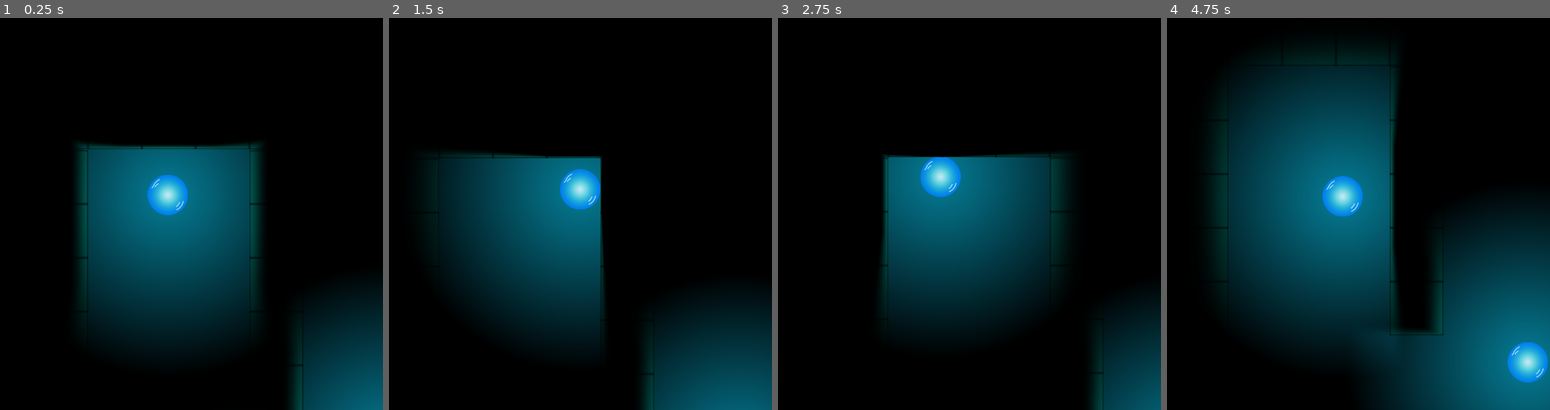
Above: before the commit, frames 1-4 (left to right).
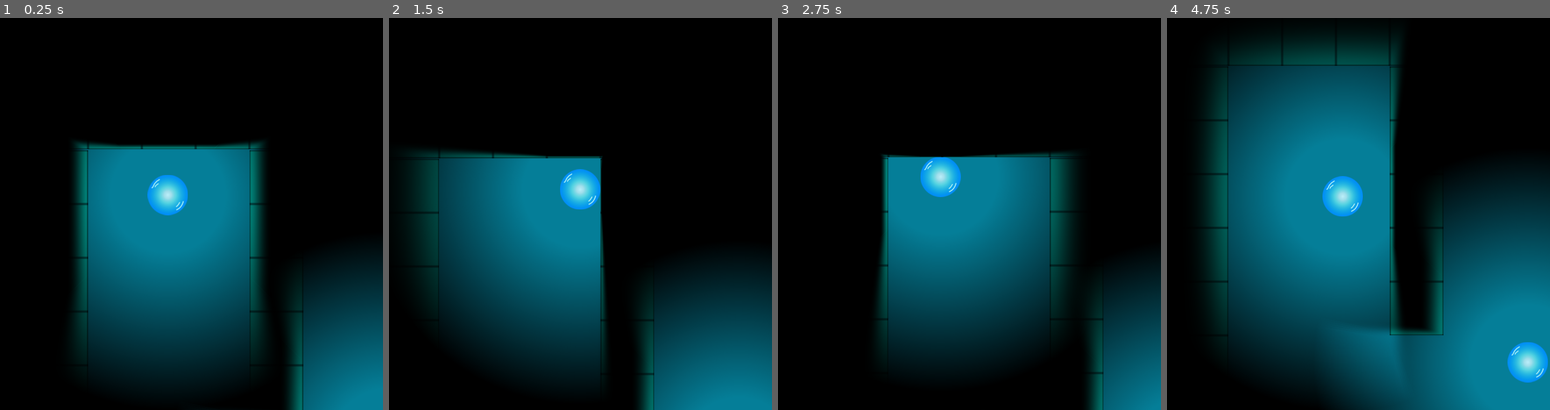
Above: after the commit, the same moments.

Repository: jacob-grahn/bubble-racing
Game: Godot game, scene res://map/Map.tscn
The game is run twice, just before and just after one commit, with the same random seed, the same clock (stepped at 60 frames per second) and the same inputs.
Inputs (mouse positions are in pixels of both pictures, inside the frame that each line leads up to):
- Up to frame 1 (0.25 s): no input
- Up to frame 2 (1.5 s): tap Enter at 0.5 s; move the mouse to (653, 174) at 0.52 s; click (653, 174) at 0.67 s; move the mouse to (469, 217) at 1.27 s; click (469, 217) at 1.42 s
- Up to frame 3 (2.75 s): move the mouse to (988, 100) at 2.02 s; click (988, 100) at 2.17 s
- Up to frame 4 (4.75 s): move the mouse to (1312, 280) at 2.77 s; click (1312, 280) at 2.92 s; move the mouse to (1465, 261) at 3.52 s; click (1465, 261) at 3.67 s; move the mouse to (1205, 131) at 4.27 s; click (1205, 131) at 4.42 s

The runs differ from the first frame. In frame 1, 34% of the frame differs, in the area x 20-100%, y 32-100%; in frame 2, 34%; in frame 3, 28%; in frame 4, 56%, in the area x 11-100%, y 6-100%.

Commit message:
more light

Diff:
--- a/bubble/Bubble.tscn
+++ b/bubble/Bubble.tscn
@@ -10,7 +10,6 @@
 gravity_scale = 0.0
 
 [node name="Light2D" type="Light2D" parent="."]
-scale = Vector2( 0.676, 0.676 )
 texture = ExtResource( 2 )
 color = Color( 1, 0.964706, 0.894118, 1 )
 energy = 1.25
Binary file changed: bubble/bubble-light.png
